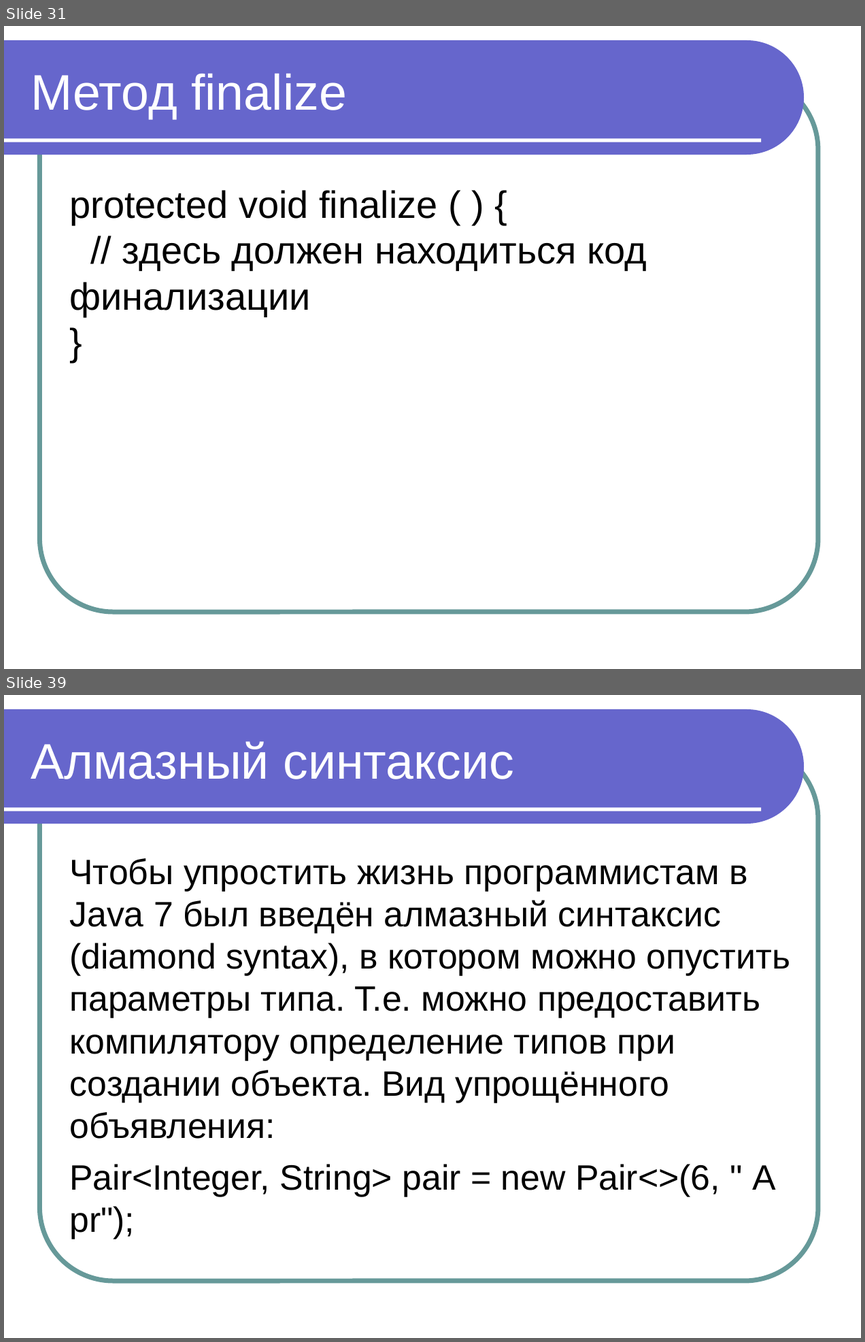
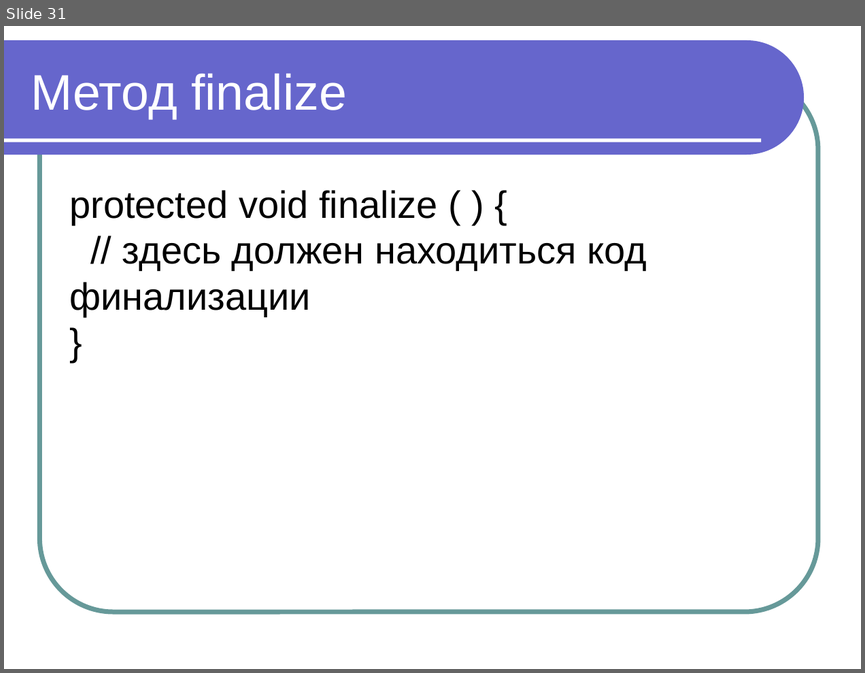
Before and after one commit to maxchv/JavaLessons, a slide deck: Lesson07/Modul 7 OOP chast 5 sborshik musora.ppt. Shown one above the other, each under a label of ours: slides 31 and 39 before the commit, slide 31 after it; the slides between them are not shown. The pictures are 865x1342 and 865x673 pixels, drawn with LibreOffice and Linux fonts; fonts in the diff are those of the drawing. Boxes give left, top, right and bottom in pixels: in the first picture for what was removed or moved away, otherwise in the second. Text is boxed around its words. In the diff, an @@ line names an element or a change of style, - is before the commit and + after.

```diff
--- a/Lesson07/Modul 7 OOP chast 5 sborshik musora.ppt
+++ b/Lesson07/Modul 7 OOP chast 5 sborshik musora.ppt
@@ slide 39 removed at [4,695,861,1338], background #FFFFFF; not listed: 3 template elements that a slide beside it also shows @@
@@ title removed at [31,741,514,779] @@
-Алмазный синтаксис
@@ text removed at [69,858,790,1197] @@
-Чтобы упростить жизнь программистам в Java 7 был введён алмазный синтаксис (diamond syntax), в котором можно опустить параметры типа. Т.е. можно предоставить компилятору определение типов при создании объекта. Вид упрощённого объявления:
-Pair<Integer, String> pair = new Pair<>(6, " Apr");
```
Also in this commit, not shown: 13 other slides removed.
